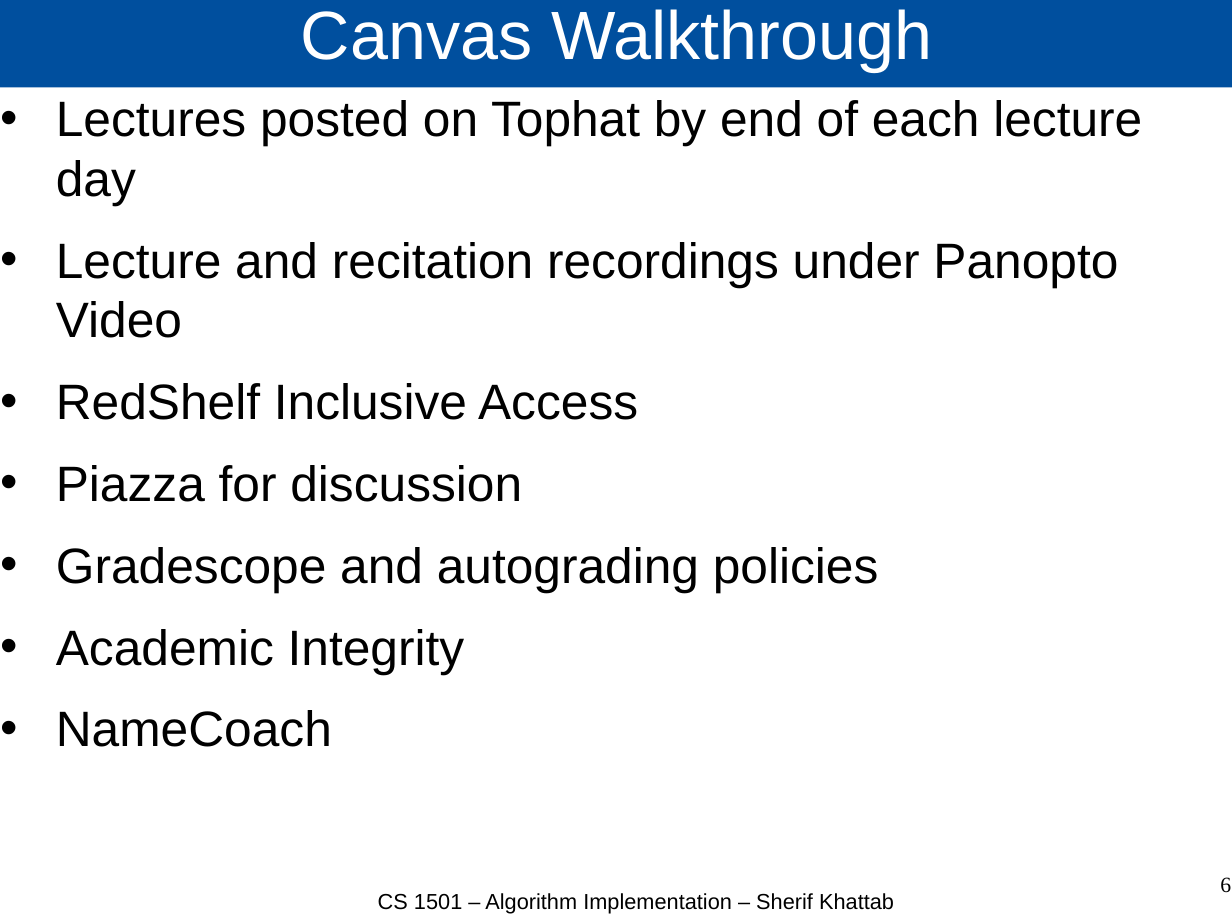
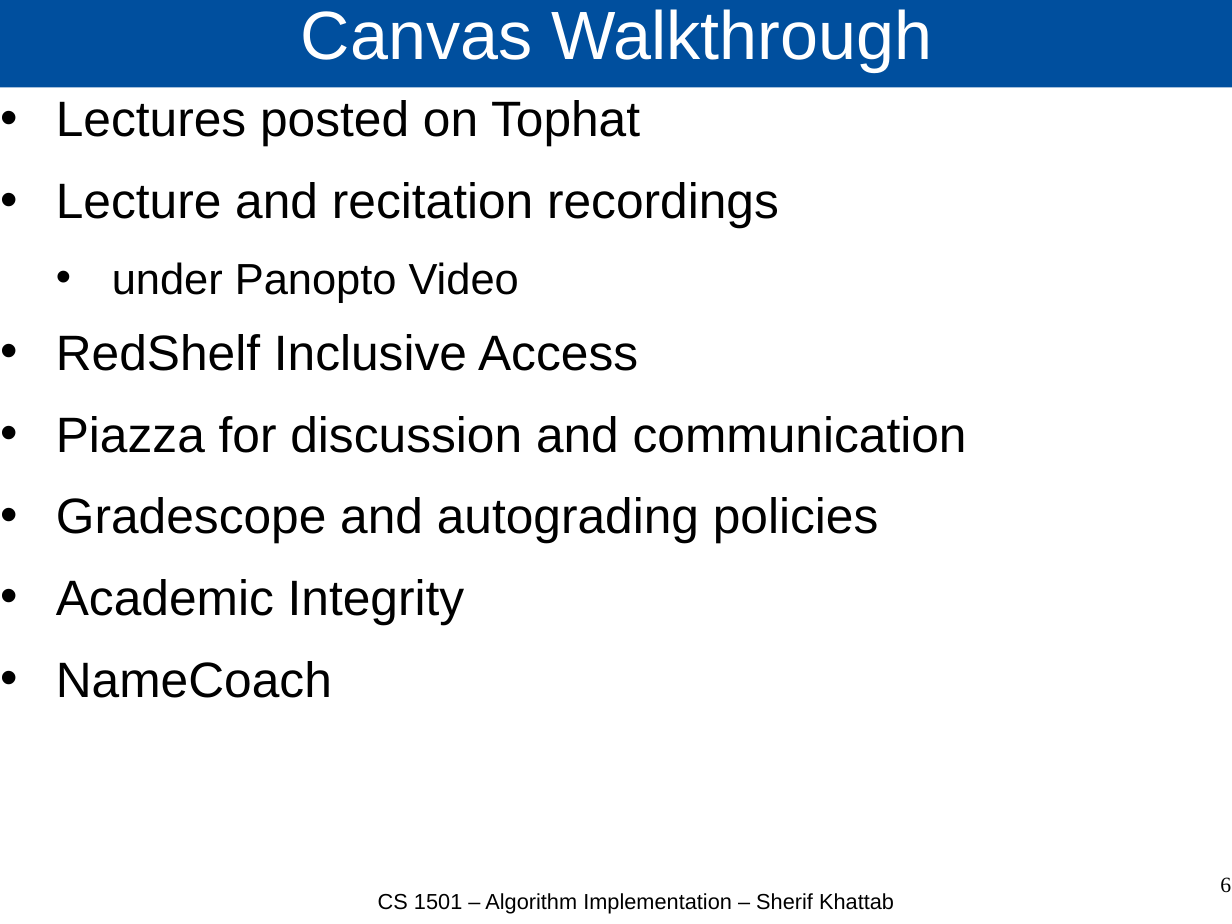
Before and after one commit to cs1501-2224/handouts, a slide deck: slide 6 of DraftSlides/Lecture0.pptx. Drawn at 1232x924 pixels with LibreOffice and Linux fonts; fonts in the diff are those of the drawing. Boxes give left, top, right and bottom in pixels: in the first picture for what was removed or moved away, otherwise in the second. Text is boxed around its words. In the diff, an @@ line names an element or a change of style, - is before the commit and + after.

```diff
--- a/DraftSlides/Lecture0.pptx
+++ b/DraftSlides/Lecture0.pptx
@@ text at (56, 100, 779, 303): text changed @@
-• Lectures posted on Tophat by end of each lecture day
-• Lecture and recitation recordings under Panopto Video
+• Lectures posted on Tophat
+• Lecture and recitation recordings
+  • under Panopto Video
@@ text at (56, 416, 967, 453): text changed @@
-• Piazza for discussion
+• Piazza for discussion and communication
```
Also in this commit, not shown: 4 other slides changed, 7 slides removed, 4 other files.
